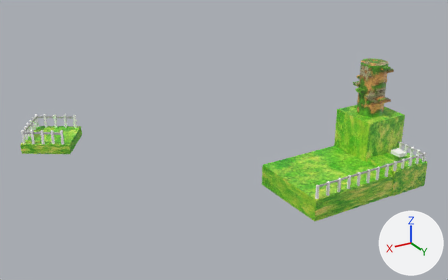
An edit to the FBX model Assets/Stage/World/World1/Stage_Main.fbx, drawn before and after from the same camera.
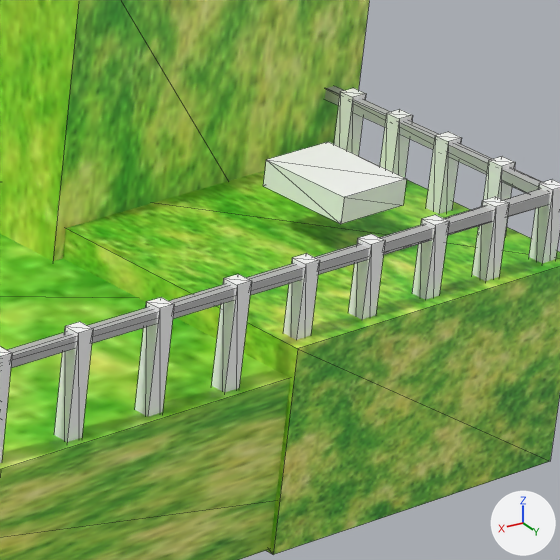
There are two pictures of each version: one whole from a 50 mm camera at (1.317, 1.63, 1.024) aimed at (0.18, -0.266, 0.076), one close up on the part from 80% to 95% of the width and 47% to 70% of the height. Every picture has the same lights, and +X, +Y and +Z are marked at lower right. The close-ups show mesh edges as thin lines. Where no turn or scale is listed for an object, it has been applied to the vertices. Vertices at the same position are counted once.

In view in the first close-up: 'pasted__pasted__pasted__pasted__pasted__pasted__pCube9'.
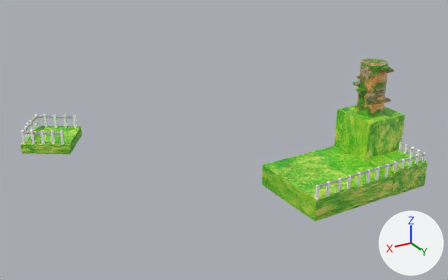
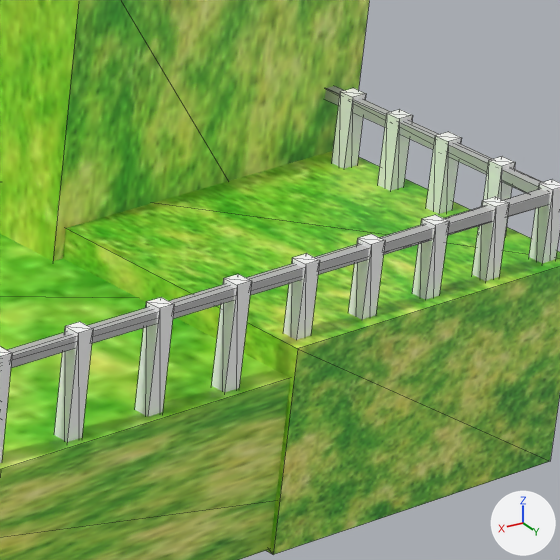
What changed in the scene script:
```text
Change me_mesh:
    where me_mesh.from_pydata(...)  # 494 vertices, 768 faces; spans x -0.627..0.627, y -0.561..0.561, z -0.22..0.22
    used by ob_pasted__pasted__pasted__pasted__pasted__pasted__pcube9; location = (0.2189, -0.3309, 0.1594)
    me_mesh part 1: the loose piece of 8 vertices spanning x -0.561..-0.523, y 0.466..0.513, z -0.096..-0.083 is deleted
```

What differs and where, as boxes (x1, y1, x2, y2) in the close-ups (560 x 560 px):
part 1 of me_mesh, deleted: before (263, 142, 407, 224)
